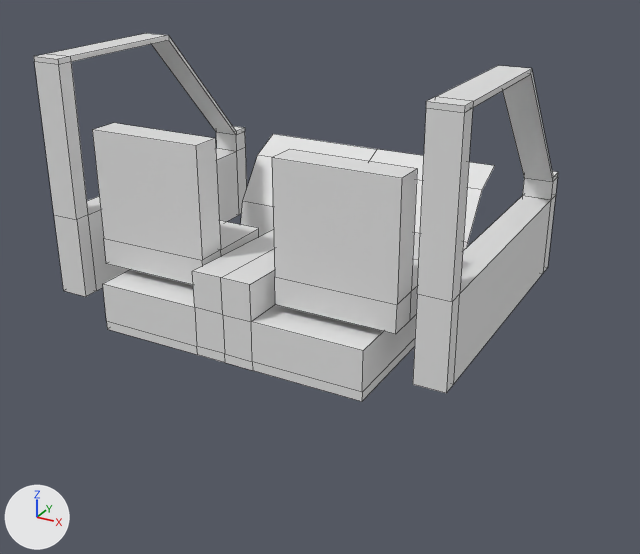
The Blender file SourceAssets/Vehicles/ElpWhip/ElpWhip_Mesh.blend as it was, and as the next commit left it.
Before and after are seen from a 50 mm lens placed at (10.01, -14.95, 7.63), pointed at (1.36, 0.79, -0.24). The lights are fixed; the arrows at lower left show +X, +Y and +Z. The first picture is the older version. Mesh edges are drawn as thin lines.
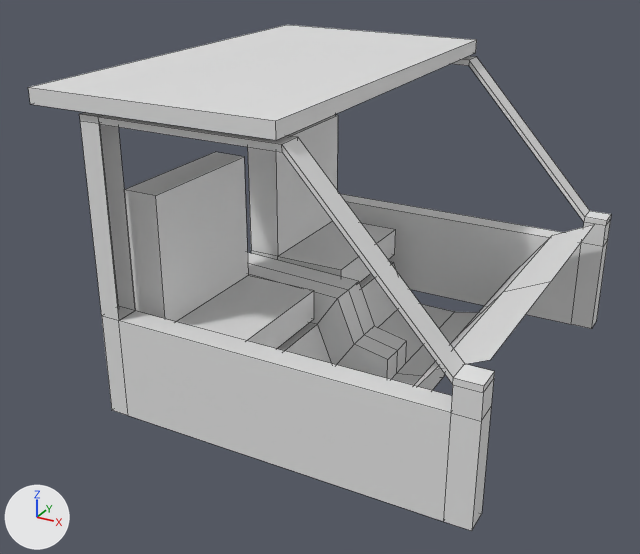
What the commit changed:
me_cube is used by ob_cube; location (0.0, 0.0, 0.0).
me_cube had 173 vertices, 160 faces and spanned x -5.19..4.9, y -1.0..6.75, z -1.89..4.2.
me_cube now has 181 vertices, 166 faces and spans x -1.47..6.75, y -4.24..4.24, z -1.89..4.56.
me_cube part 1: the loose piece of 16 vertices spanning x 0.89..3.72, y -0.35..1.95, z -0.55..2.69 is turned -90 degrees about the z axis through its middle, then moved by (-1.5, 1.27, 0.0).
me_cube part 2: the loose piece of 16 vertices spanning x -3.8..-0.97, y -0.35..1.95, z -0.55..2.69 is turned -90 degrees about the z axis through its middle, then moved by (3.18, -2.76, 0.0).
me_cube part 3: the loose piece of 36 vertices spanning x -5.19..-4.47, y -0.48..6.75, z -1.52..4.2 is multiplied about its middle by the matrix ((0.0, 1.0, 0.0), (-0.65, 0.0, 0.0), (0.0, 0.0, 1.0)), then moved by (7.97, 0.84, 0.0).
me_cube part 4: the loose piece of 38 vertices spanning x 4.18..4.9, y -0.48..6.75, z -1.52..4.2 is multiplied about its middle by the matrix ((0.0, 1.0, 0.0), (-0.65, 0.0, 0.0), (0.0, 0.0, 1.0)), then moved by (-1.4, -7.04, 0.0).
me_cube part 5: a new loose piece, a box spanning x -1.47..3.39, y -4.24..4.24, z 4.28..4.56, in mat_material (white #e7e7e7).
me_cube part 6: a new loose piece of 67 vertices spanning x -1.0..6.57, y -3.34..3.41, z -1.89..1.08, in mat_material (white #e7e7e7).
Part 7, on me_cube:
67 vertices are removed from x -3.37..3.31, y -1.0..6.57, z -1.89..1.08.
59 faces are deleted.

Changed parts and their boxes (x1, y1, x2, y2) in the pictures (640 x 554 px; the box of a moved part takes in the faces that stretch with it):
'Cube', reshaped (11% wider, 37% taller): before (34, 33, 558, 401); after (28, 25, 611, 531)
part 1 of me_cube, moved or reshaped: before (272, 150, 419, 334); after (248, 115, 396, 283)
part 2 of me_cube, moved or reshaped: before (93, 123, 259, 285); after (124, 152, 314, 349)
part 3 of me_cube, moved or reshaped: before (34, 33, 247, 297); after (335, 56, 611, 329)
part 4 of me_cube, moved or reshaped: before (413, 65, 558, 393); after (79, 112, 495, 531)
part 5 of me_cube, added: after (28, 25, 477, 140)
part 6 of me_cube, added: after (248, 224, 595, 390)
part 7 of me_cube, deleted: before (103, 134, 494, 401)
